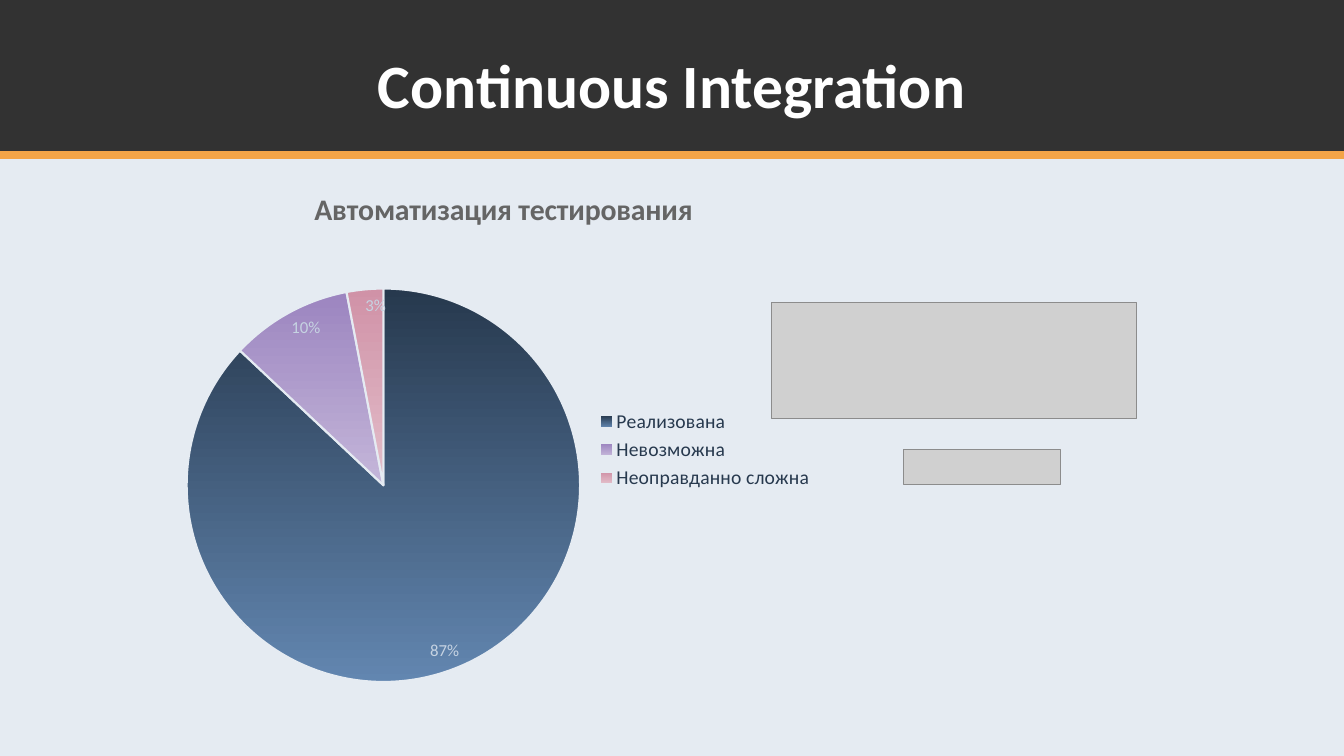
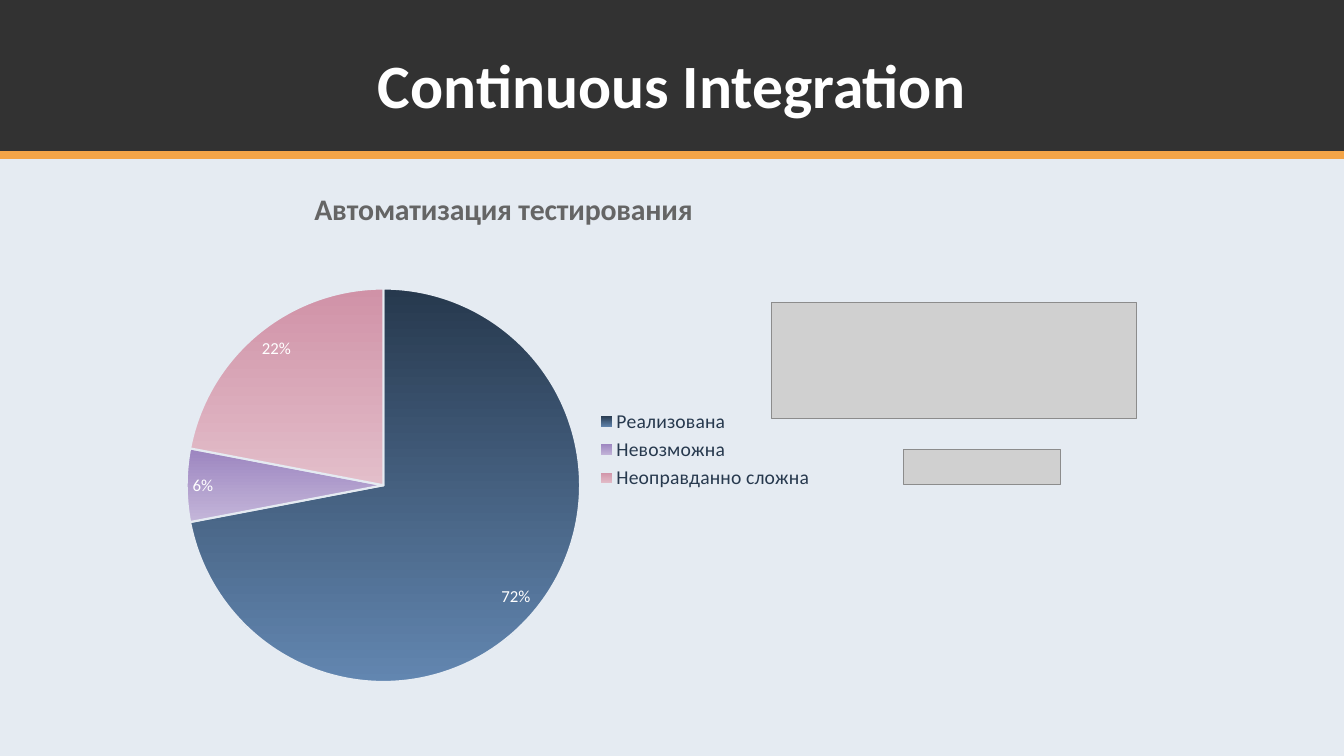
Before and after one commit to K224/TPKS, a slide deck: slide 16 of k224-docs/Презентация ко 2 релизу.pptx. Drawn at 1344x756 pixels with LibreOffice and Linux fonts; fonts in the diff are those of the drawing; grey boxes stand for pictures. Boxes give left, top, right and bottom in pixels: in the first picture for what was removed or moved away, otherwise in the second. Text is boxed around its words. In the diff, an @@ line names an element or a change of style, - is before the commit and + after.

```diff
--- a/k224-docs/Презентация ко 2 релизу.pptx
+++ b/k224-docs/Презентация ко 2 релизу.pptx
@@ pie chart at box(172, 173, 824, 726) @@
@@ title "Автоматизация тестирования" to "Автоматизация тестирования " @@
-Автоматизация тестирования: 87, 10, 3
+Series 1: 72, 6, 22
@@ data labels of Series 1 changed @@
```
Also in this commit, not shown: 1 other slide changed, 1 slide added.
